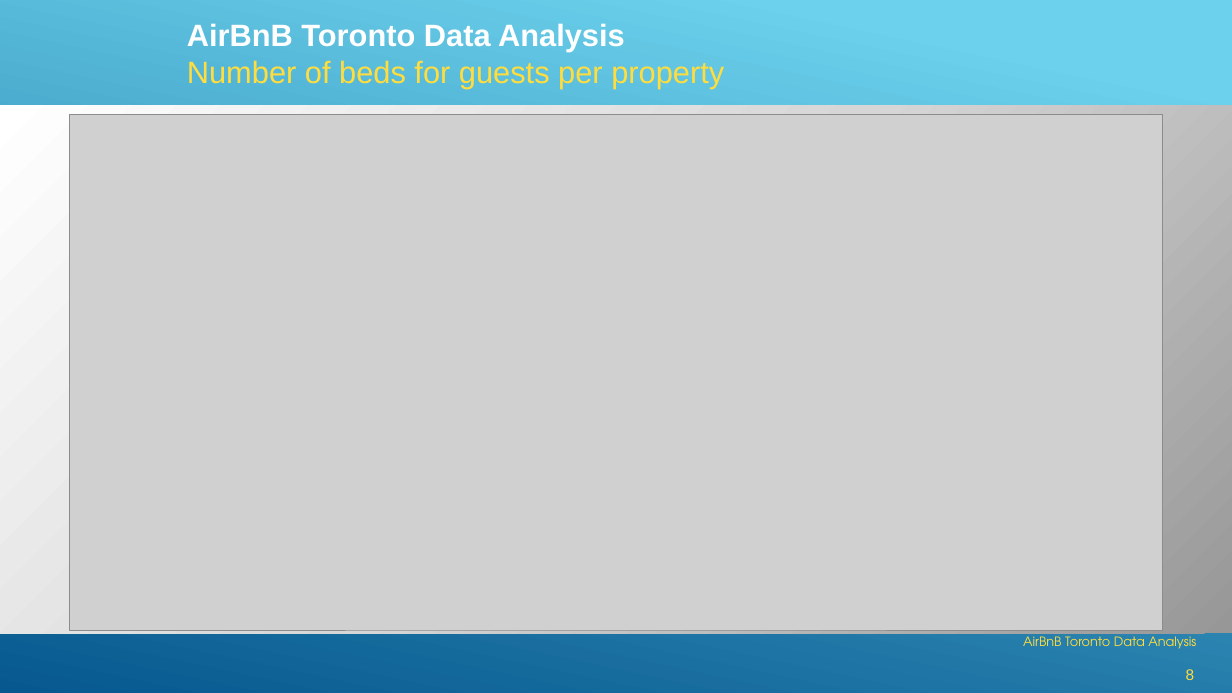
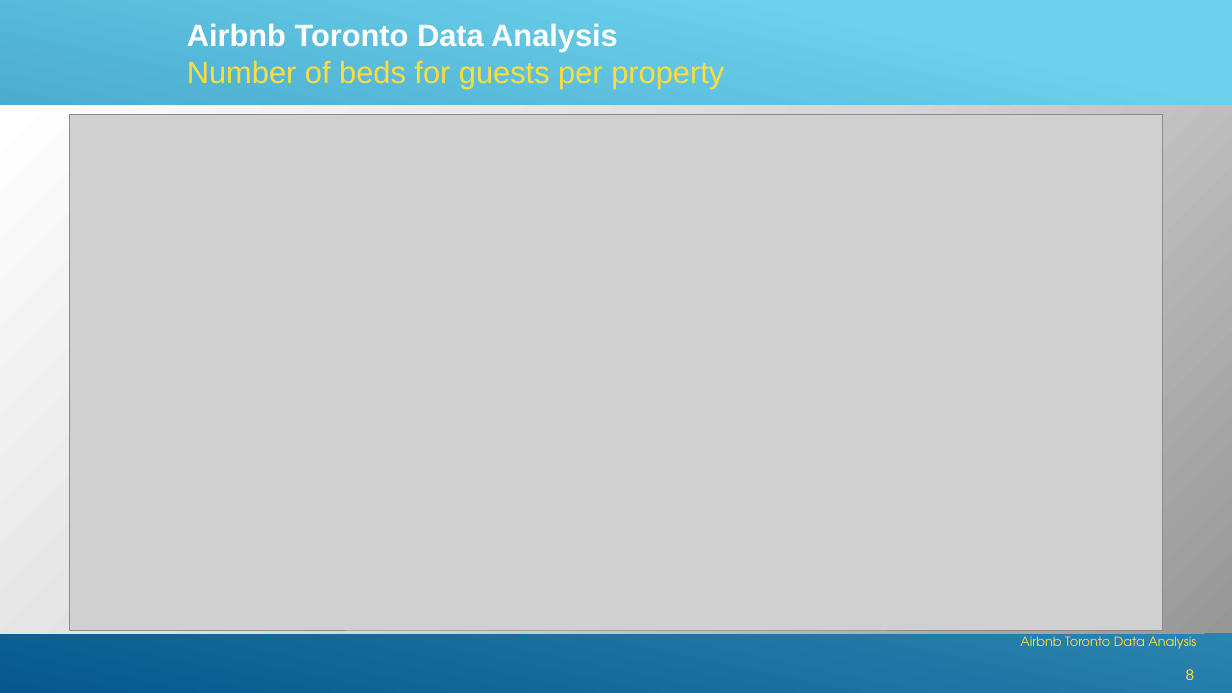
Before and after one commit to GSRichie/Final-Project-, a slide deck: slide 8 of AirBnB Toronto Data Analysis.pptx. Drawn at 1232x693 pixels with LibreOffice and Linux fonts; fonts in the diff are those of the drawing; grey boxes stand for pictures. Boxes give left, top, right and bottom in pixels: in the first picture for what was removed or moved away, otherwise in the second. Text is boxed around its words. In the diff, an @@ line names an element or a change of style, - is before the commit and + after.

```diff
--- a/AirBnB Toronto Data Analysis.pptx
+++ b/AirBnB Toronto Data Analysis.pptx
@@ text at box(187, 23, 724, 88): text changed @@
-AirBnB Toronto Data Analysis
-Number of beds for guests per property
+Airbnb Toronto Data Analysis
+Number of beds for guests per property
@@ text at box(1020, 633, 1196, 649): text changed @@
-AirBnB Toronto Data Analysis
+Airbnb Toronto Data Analysis
```
Also in this commit, not shown: 9 other slides changed, 3 slides added, 3 other files.
